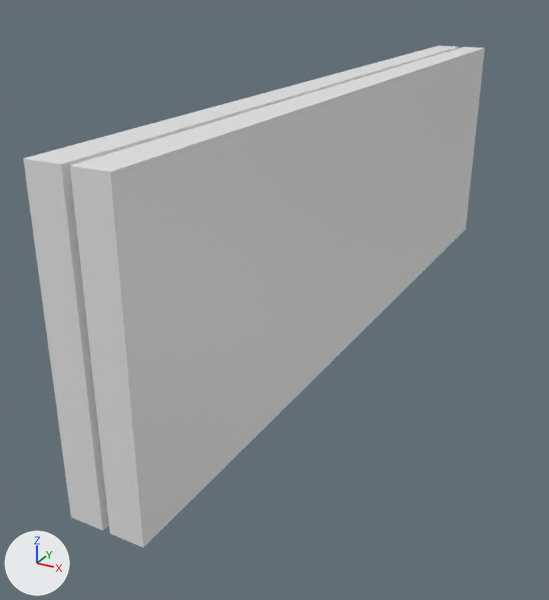
The FBX model Endless-Geo-Dash/Assets/3D Models/Terrain/Terrain-Long.fbx as it was, and as the next commit left it.
The view is the same before and after, from a camera (50 mm lens) standing at (18.9, -43.3, 14.3) and looking at (-2.5, -4.5, -5.1). The lights are fixed; the arrows at lower left show +X, +Y and +Z.

The first picture shows 'Terrain-Long'.
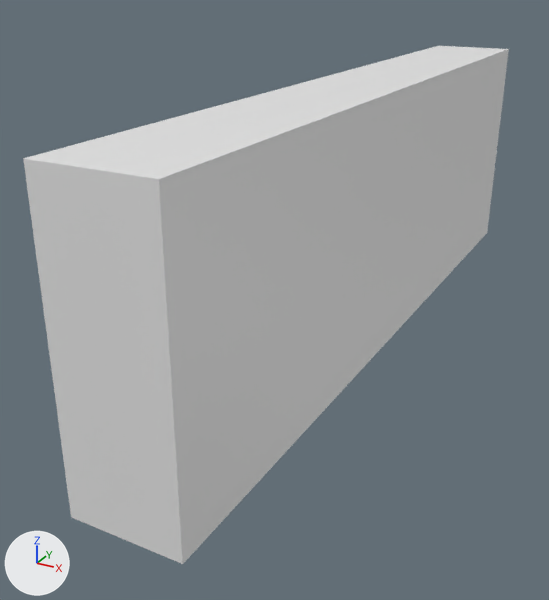
The newer file is also turned or shifted as a whole; pictures and numbers use the older file's frame.

Boxes [x1, y1, x2, y2] around the edits, measured in the pictures (549 x 600 px):
'Terrain-Long', reshaped
    before: [23, 46, 485, 548]
    after: [23, 46, 509, 564]
part 1 of me_cube_007, cut back
    before: [61, 47, 485, 548]
    after: [159, 49, 509, 564]

What changed in the scene script:
```text
Change me_cube_007:
    used by ob_terrain_long; location = (0.0, 0.0, 0.0)
    remove me_cube_007.from_pydata(...)  # 72 vertices, 82 faces; spans x -2.0..2.0, y -24.0..24.0, z -8.0..8.0
    remove me_cube_007.materials.append(mat_emissive)  # white #e7e7e7
    add me_cube_007.from_pydata(...)  # 24 vertices, 26 faces; spans x -2.0..4.0, y -24.0..24.0, z -8.0..8.0
    me_cube_007 part 1
    49 vertices are removed from x -0.2..2.0, y -24.0..24.0, z -8.0..8.0
    65 faces are deleted
    8 vertices in x -0.2, y -24.0..24.0, z -8.0..8.0 move by (4.2, 0.0, 0.0)
    3 vertices in x 2.0, y -24.0..24.0, z -8.0..8.0 move by (2.0, 0.0, 0.0)
    1 vertex is added at (4.0, 24.0, 8.0)
    9 new faces join them
```
